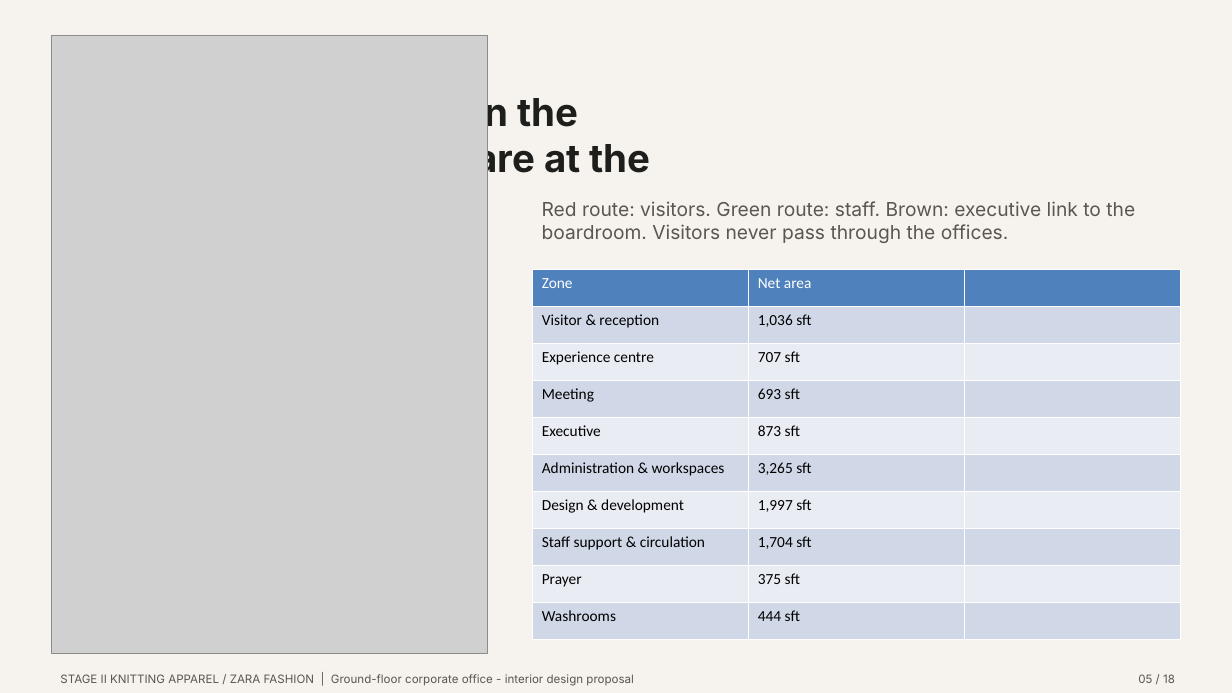
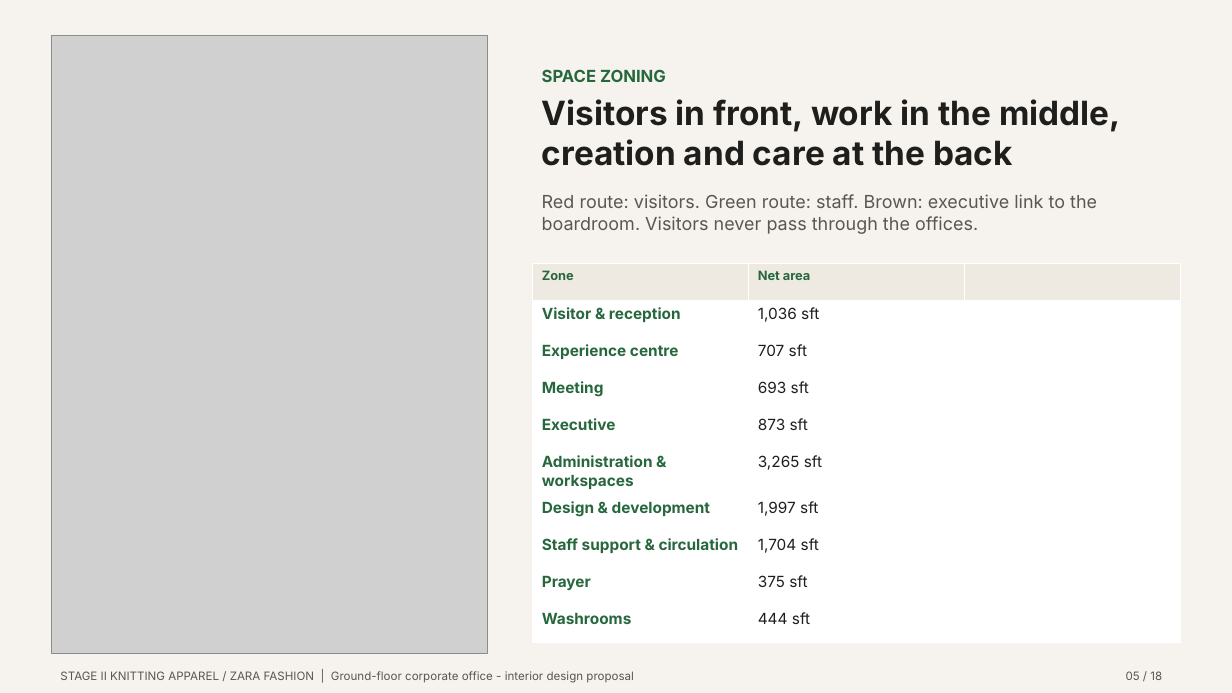
Before and after one commit to i-m-r-a-n/Practice01, a slide deck: slide 5 of GARMENT_OFFICE_FINAL_PRESENTATION/03_PRESENTATION/Garment_Office_Design_Pitch.pptx. Drawn at 1232x693 pixels with LibreOffice and Linux fonts; fonts in the diff are those of the drawing; grey boxes stand for pictures. Boxes give left, top, right and bottom in pixels: in the first picture for what was removed or moved away, otherwise in the second. Text is boxed around its words. In the diff, an @@ line names an element or a change of style, - is before the commit and + after.

```diff
--- a/GARMENT_OFFICE_FINAL_PRESENTATION/03_PRESENTATION/Garment_Office_Design_Pitch.pptx
+++ b/GARMENT_OFFICE_FINAL_PRESENTATION/03_PRESENTATION/Garment_Office_Design_Pitch.pptx
@@ text "Visitors in front, work in ...": place and size @@
-text "Visitors in front, work in ..." at box(452, 93, 651, 181)
+text "Visitors in front, work in ..." at box(542, 99, 1120, 166)
@@ text "Visitors in front, work in ..." at box(542, 99, 1120, 166): size 30 to 26 pt @@
@@ text added at box(542, 69, 666, 82), 13 pt, text #26673D, bold @@
+SPACE ZONING
@@ text "Red route: visitors. Green route: ..." at box(542, 194, 1097, 234): size 15 to 14 pt @@
@@ table at box(532, 263, 1181, 628) @@
@@ fill #4F81BD to #EEEAE2 in row 1 @@
@@ fill #D0D8E8 to #FFFFFF in 15 cells @@
@@ fill #E9EDF4 to #FFFFFF in 12 cells @@
@@ size 12 to 10 pt, text colour #FFFFFF to #26673D in "Zone", "Net area" @@
@@ font Calibri to Inter @@
@@ bold on in "Zone", "Net area", "Visitor & reception", "Experience centre" and 7 more places @@
@@ text colour #000000 to #26673D in "Visitor & reception", "Experience centre", "Meeting", "Executive" and 5 more places @@
@@ text colour #000000 to #1E1E1C in "1,036 sft", "707 sft", "693 sft", "873 sft" and 5 more places @@
@@ table: place and size @@
-table at box(532, 270, 1181, 625)
+table at box(532, 263, 1181, 628)
@@ text "05 / 18": place and size @@
-text "05 / 18" at box(1138, 674, 1175, 683)
+text "05 / 18" at box(1126, 671, 1162, 680)
```
Also in this commit, not shown: 17 other slides changed, 40 other files.
